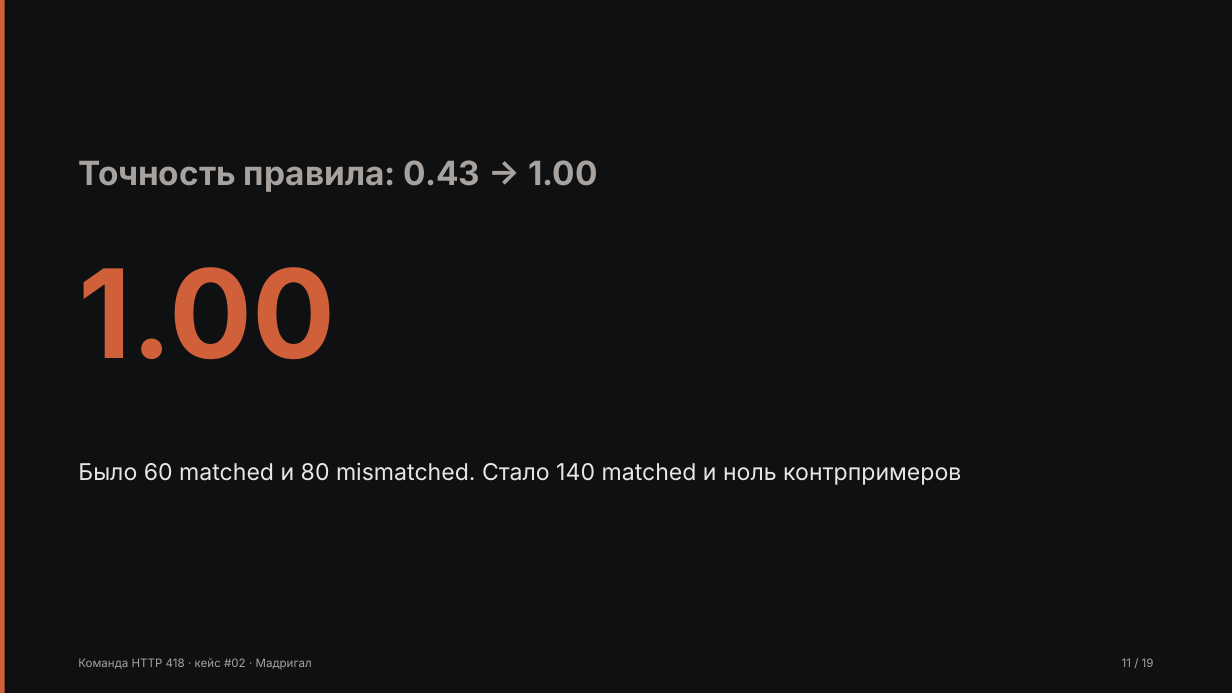
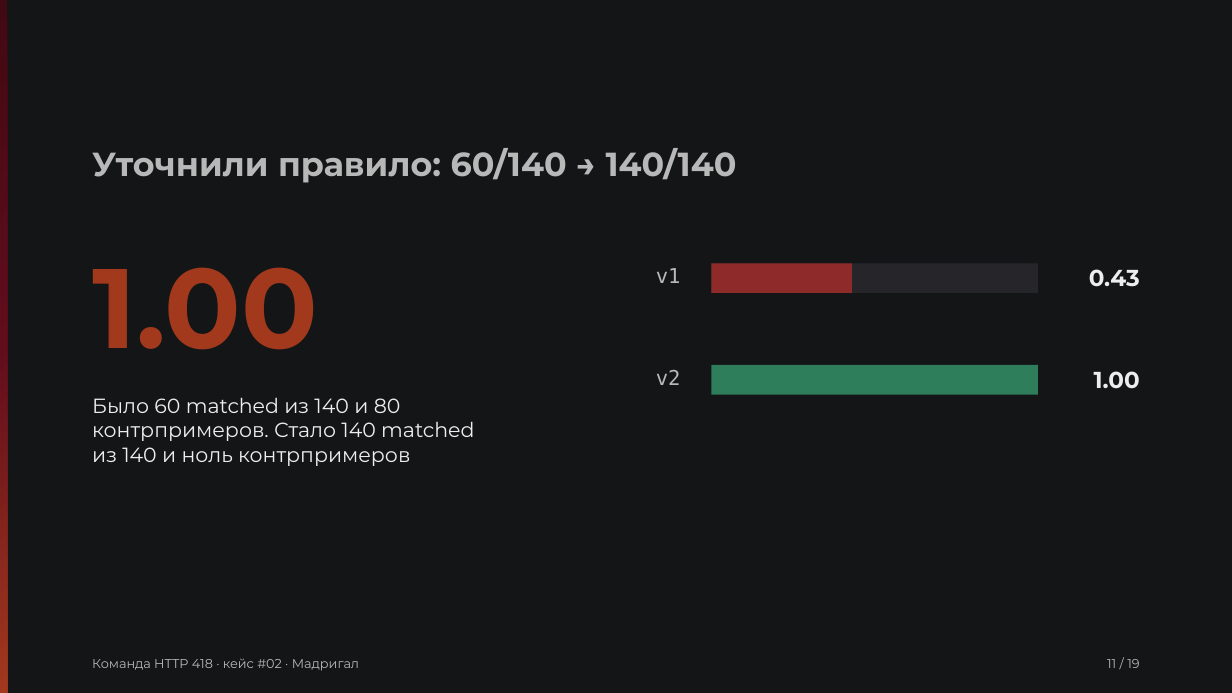
Before and after one commit to Pavel1778/madrigal-protocol-lab, a slide deck: slide 11 of presentation/slides.pptx. Drawn at 1232x693 pixels with LibreOffice and Linux fonts; fonts in the diff are those of the drawing. Boxes give left, top, right and bottom in pixels: in the first picture for what was removed or moved away, otherwise in the second. Text is boxed around its words. In the diff, an @@ line names an element or a change of style, - is before the commit and + after.

```diff
--- a/presentation/slides.pptx
+++ b/presentation/slides.pptx
@@ rectangle at [0,0,1232,693]: fill #0E1011 to #131516; shadow off @@
@@ rectangle at [0,0,7,693]: fill #D0603A to gradient #410913 to #610D1C to #A2391D; shadow off @@
@@ text at [92,148,737,183]: text changed; font Inter to Montserrat; text colour #A8A29E to #B8B8B8 @@
-Точность правила: 0.43 → 1.00
+Уточнили правило: 60/140 → 140/140
@@ text "1.00": place and size @@
-text "1.00" at [78,267,335,359]
+text "1.00" at [92,267,318,350]
@@ text "1.00" at [92,267,318,350]: size 96 to 88 pt, font Inter to Montserrat, text colour #D0603A to #A2391D @@
@@ text added at [656,268,681,283], 16 pt, text #B8B8B8 @@
+v1
@@ rectangle added at [712,263,1038,293], fill #26262A @@
@@ rectangle added at [712,263,852,293], fill #8E2A2A @@
@@ text added at [1089,269,1140,287], 18 pt, text #EDEDED, bold @@
+0.43
@@ text added at [656,370,681,385], 16 pt, text #B8B8B8 @@
+v2
@@ rectangle added at [712,365,1038,395], fill #2E7D5B @@
@@ text added at [1094,371,1140,389], 18 pt, text #EDEDED, bold @@
+1.00
@@ text at [92,397,474,466]: text changed; size 18 to 16 pt; font Inter to Montserrat; text colour #E8E6E3 to #EDEDED @@
-Было 60 matched и 80 mismatched. Стало 140 matched и ноль контрпримеров
+Было 60 matched из 140 и 80 контрпримеров. Стало 140 matched из 140 и ноль контрпримеров
@@ text "Команда HTTP 418 · кейс ...": place and size @@
-text "Команда HTTP 418 · кейс ..." at [78,658,312,669]
+text "Команда HTTP 418 · кейс ..." at [92,658,359,671]
@@ text "Команда HTTP 418 · кейс ..." at [92,658,359,671]: size 9 to 10 pt, font Inter to Montserrat, text colour #A8A29E to #B8B8B8 @@
@@ text "11 / 19" at [1107,659,1139,668]: size 9 to 10 pt, font Inter to Montserrat, text colour #A8A29E to #B8B8B8 @@
@@ text "11 / 19": place and size @@
-text "11 / 19" at [1122,658,1154,667]
+text "11 / 19" at [1107,659,1139,668]
```
Also in this commit, not shown: 18 other slides changed, 41 other files.
